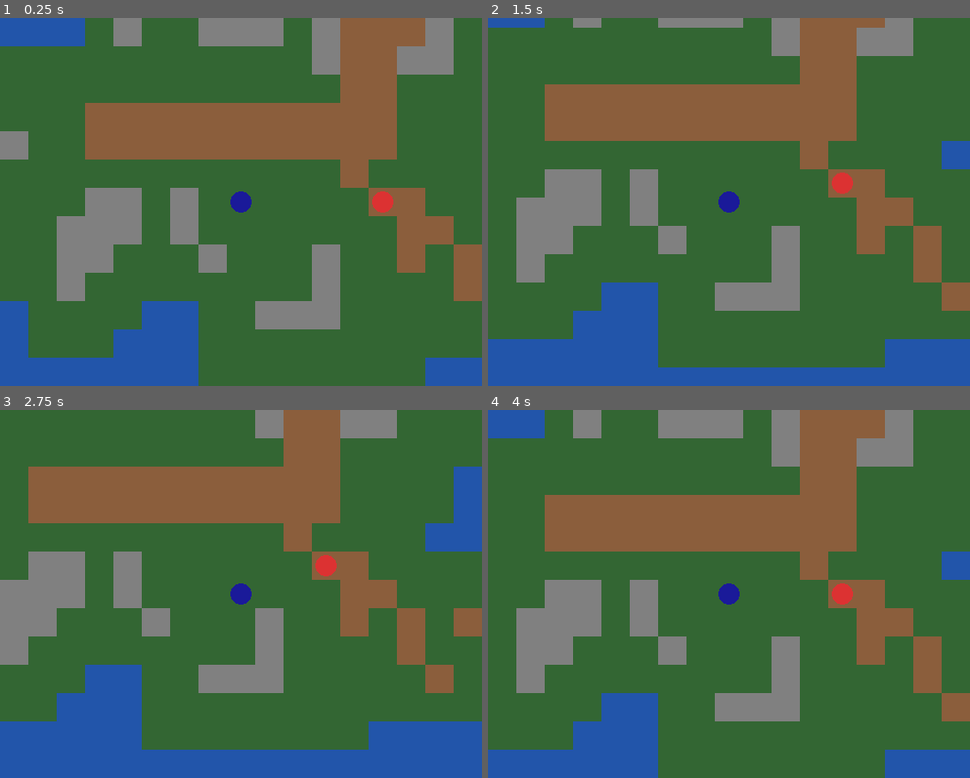
Above: before the commit, frames 1-4 (two rows, left to right).
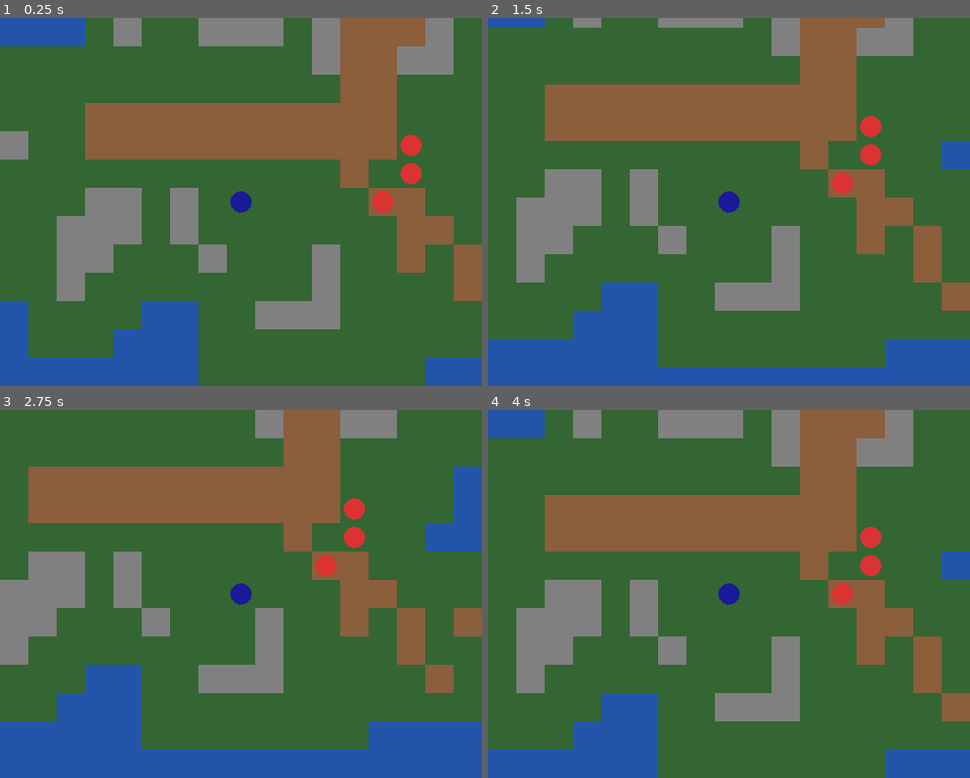
Above: after the commit, the same moments.

Repository: gabrielrheimer/classic-rpg-godot
Game: Godot game, scene res://scenes/game_map.tscn
Same seed, same stepped clock (60 frames per second), same inputs: the game is played once before the commit and once after it.
Inputs (mouse positions are in pixels of both pictures, inside the frame that each line leads up to):
- Up to frame 1 (0.25 s): no input
- Up to frame 2 (1.5 s): tap Enter at 0.5 s; move the mouse to (835, 183) at 0.52 s; hold D (move_right) 0.53-1.28 s; click (835, 183) at 0.67 s; tap Space at 1.25 s; move the mouse to (632, 220) at 1.27 s; hold S (move_down) from 1.28 s (still down)
- Up to frame 3 (2.75 s): tap Enter at 2 s; move the mouse to (289, 513) at 2.02 s; release S (move_down) at 2.03 s; hold D (move_right) from 2.03 s (still down)
- Up to frame 4 (4 s): tap Space at 2.75 s; move the mouse to (704, 667) at 2.77 s; release D (move_right) at 2.78 s; hold W (move_up) 2.78-3.53 s; click (704, 667) at 2.92 s; tap Enter at 3.5 s; move the mouse to (873, 649) at 3.52 s; hold A (move_left) from 3.53 s (still down)

The runs differ from the first frame. In frame 1, 0.4% of the frame differs, in the area x 83-88%, y 31-46%; in frame 2, 0.4%, in the area x 77-82%, y 26-41%; in frame 3, 0.4%; in frame 4, 0.4%.

Commit message:
feat: add two new spawn points

Diff:
--- a/project.godot
+++ b/project.godot
@@ -17,9 +17,9 @@
 
 [autoload]
 
-Enums="*res://scripts/enums.gd"
-Constants="*res://scripts/constants.gd"
-Combat="*res://scripts/combat.gd"
+Enums="*res://scripts/core/enums.gd"
+Constants="*res://scripts/core/constants.gd"
+Combat="*res://scripts/combat/combat.gd"
 
 [display]
 
--- a/scenes/enemy.tscn
+++ b/scenes/enemy.tscn
@@ -1,6 +1,6 @@
 [gd_scene load_steps=3 format=4]
 
-[ext_resource type="Script" path="res://scripts/enemy.gd" id="1_enemy"]
+[ext_resource type="Script" path="res://scripts/entities/enemy.gd" id="1_enemy"]
 [ext_resource type="Texture2D" path="res://assets/tiles/enemy.png" id="2_enemy"]
 
 [node name="Enemy" type="Node2D"]
--- a/scenes/game_map.tscn
+++ b/scenes/game_map.tscn
@@ -1,8 +1,8 @@
 [gd_scene load_steps=7 format=4 uid="uid://cga02kyipqqgq"]
 
-[ext_resource type="Script" uid="uid://belswghvk34m1" path="res://scripts/game_map.gd" id="1_gamemap"]
+[ext_resource type="Script" uid="uid://dgwn4a4c4gsde" path="res://scripts/world/game_map.gd" id="1_gamemap"]
 [ext_resource type="TileSet" uid="uid://dmyg2q7d71hv1" path="res://assets/tiles/tile_set.tres" id="2_lp764"]
-[ext_resource type="Script" uid="uid://s7svlo7tvqwf" path="res://scripts/player.gd" id="3_player"]
+[ext_resource type="Script" uid="uid://dkdlpsgac04q5" path="res://scripts/entities/player.gd" id="3_player"]
 [ext_resource type="Texture2D" uid="uid://btucy82f8mihg" path="res://assets/tiles/player.png" id="4_lp764"]
 [ext_resource type="PackedScene" path="res://scenes/enemy.tscn" id="5_enemy"]
 [ext_resource type="PackedScene" path="res://scenes/spawn_point.tscn" id="6_spawnpoint"]
@@ -27,3 +27,11 @@
 [node name="SpawnPoint" parent="." instance=ExtResource("6_spawnpoint")]
 position = Vector2(480, 320)
 enemy_scene = ExtResource("5_enemy")
+
+[node name="SpawnPoint2" parent="." instance=ExtResource("6_spawnpoint")]
+position = Vector2(512, 288)
+enemy_scene = ExtResource("5_enemy")
+
+[node name="SpawnPoint3" parent="." instance=ExtResource("6_spawnpoint")]
+position = Vector2(512, 256)
+enemy_scene = ExtResource("5_enemy")
--- a/scenes/spawn_point.tscn
+++ b/scenes/spawn_point.tscn
@@ -1,8 +1,8 @@
 [gd_scene load_steps=4 format=4]
 
-[ext_resource type="Script" path="res://scripts/spawn_point.gd" id="1_spawnpoint"]
+[ext_resource type="Script" path="res://scripts/world/spawn_point.gd" id="1_spawnpoint"]
 [ext_resource type="Texture2D" path="res://assets/tiles/enemy.png" id="2_marker"]
-[ext_resource type="Script" path="res://scripts/editor_only_sprite.gd" id="3_editorsprite"]
+[ext_resource type="Script" path="res://scripts/world/editor_only_sprite.gd" id="3_editorsprite"]
 
 [node name="SpawnPoint" type="Node2D"]
 script = ExtResource("1_spawnpoint")
Not shown, removed: scripts/character_stats.gd.uid
Not shown, removed: scripts/combat.gd.uid
Renamed: scripts/character_stats.gd -> scripts/combat/character_stats.gd
Not shown, added: scripts/combat/character_stats.gd.uid
Renamed: scripts/combat.gd -> scripts/combat/combat.gd
Not shown, added: scripts/combat/combat.gd.uid
Not shown, removed: scripts/constants.gd.uid
Renamed: scripts/constants.gd -> scripts/core/constants.gd
Not shown, added: scripts/core/constants.gd.uid
Renamed: scripts/enums.gd -> scripts/core/enums.gd
Not shown, added: scripts/core/enums.gd.uid
Not shown, removed: scripts/editor_only_sprite.gd.uid
(and 16 more such lines)
